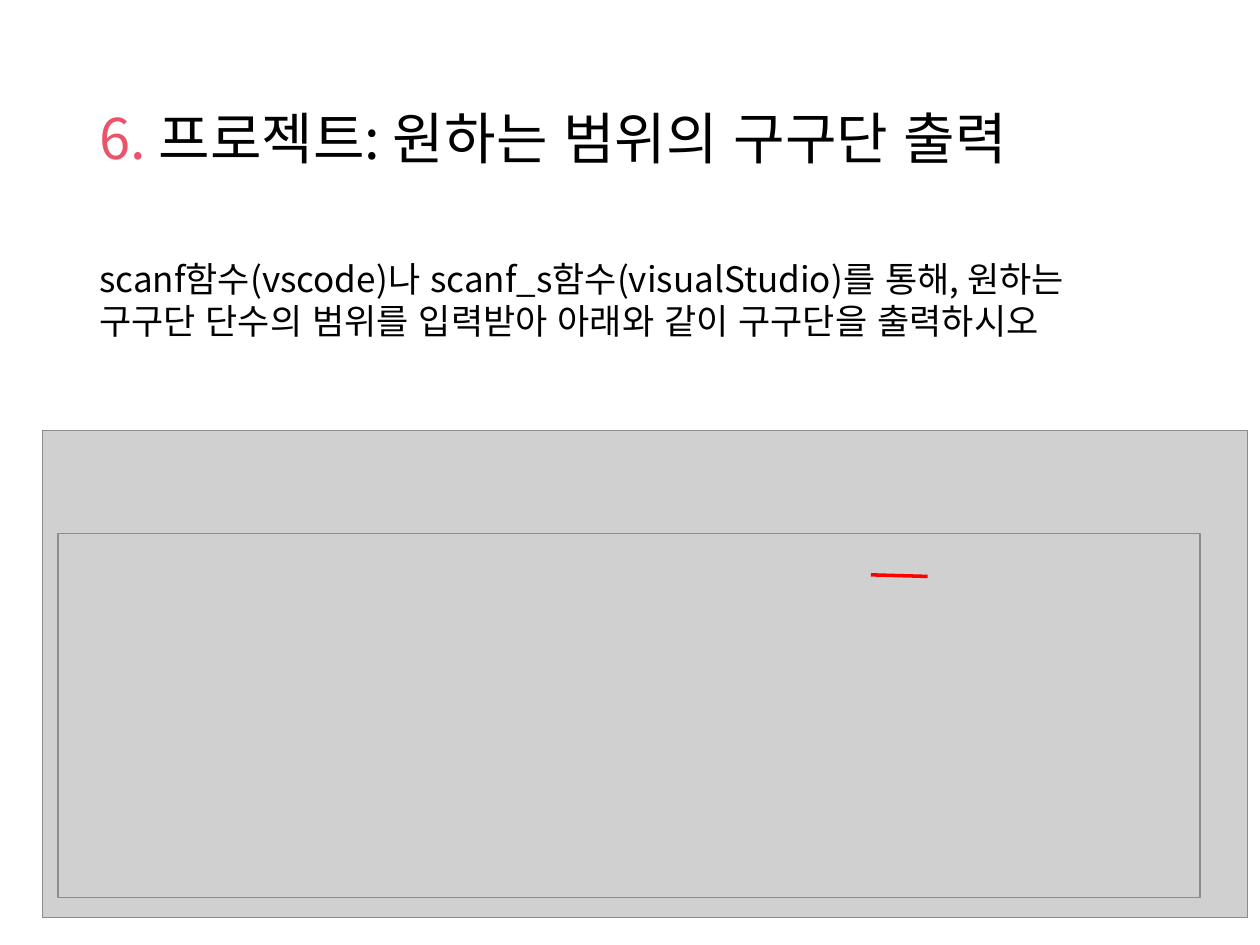
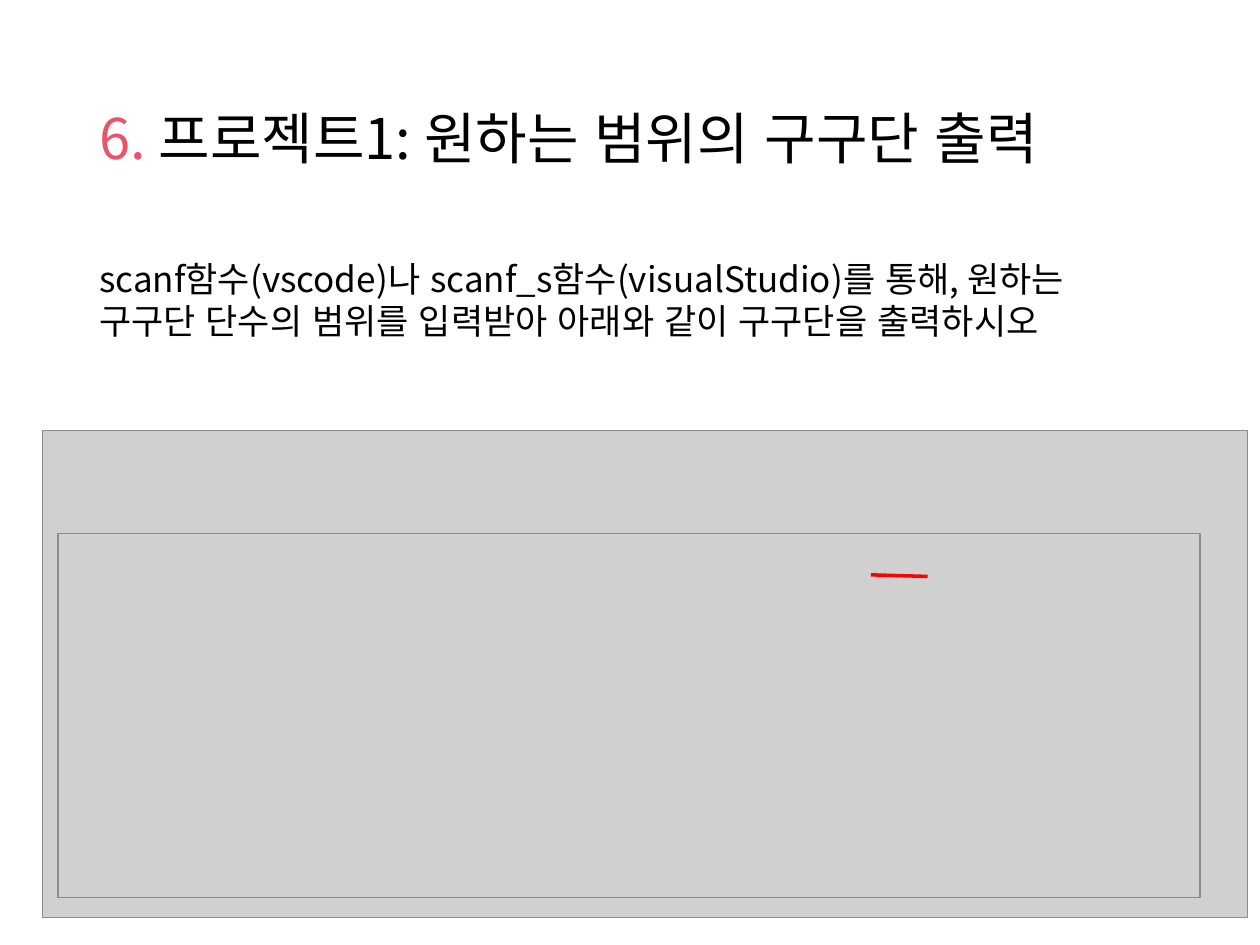
Before and after one commit to comlec/rapa, a slide deck: slide 28 of lecNote/C/03장_연산자_반복문.pptx (slide 27 before the commit). Drawn at 1260x945 pixels with LibreOffice and Linux fonts; fonts in the diff are those of the drawing; grey boxes stand for pictures; background and template pictures are left out. Boxes give left, top, right and bottom in pixels: in the first picture for what was removed or moved away, otherwise in the second. Text is boxed around its words. In the diff, an @@ line names an element or a change of style, - is before the commit and + after.

```diff
--- a/lecNote/C/03장_연산자_반복문.pptx
+++ b/lecNote/C/03장_연산자_반복문.pptx
@@ title at [99, 112, 1038, 164]: text changed @@
-6. 프로젝트: 원하는 범위의 구구단 출력
+6. 프로젝트1: 원하는 범위의 구구단 출력
```
Also in this commit, not shown: 10 other slides changed, 4 slides added, 9 other files.
